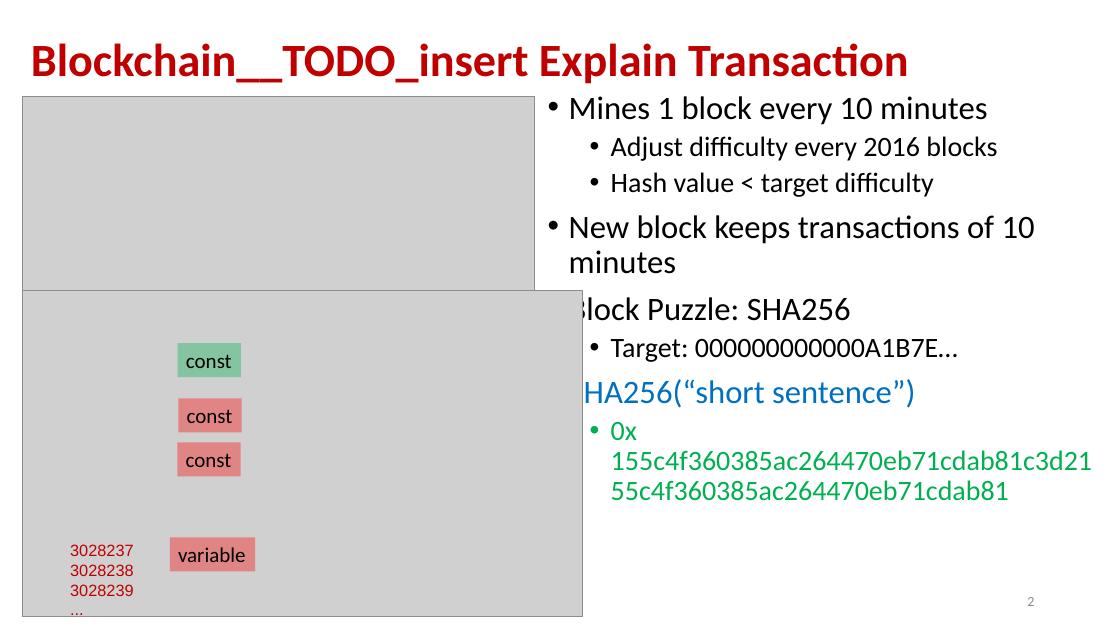
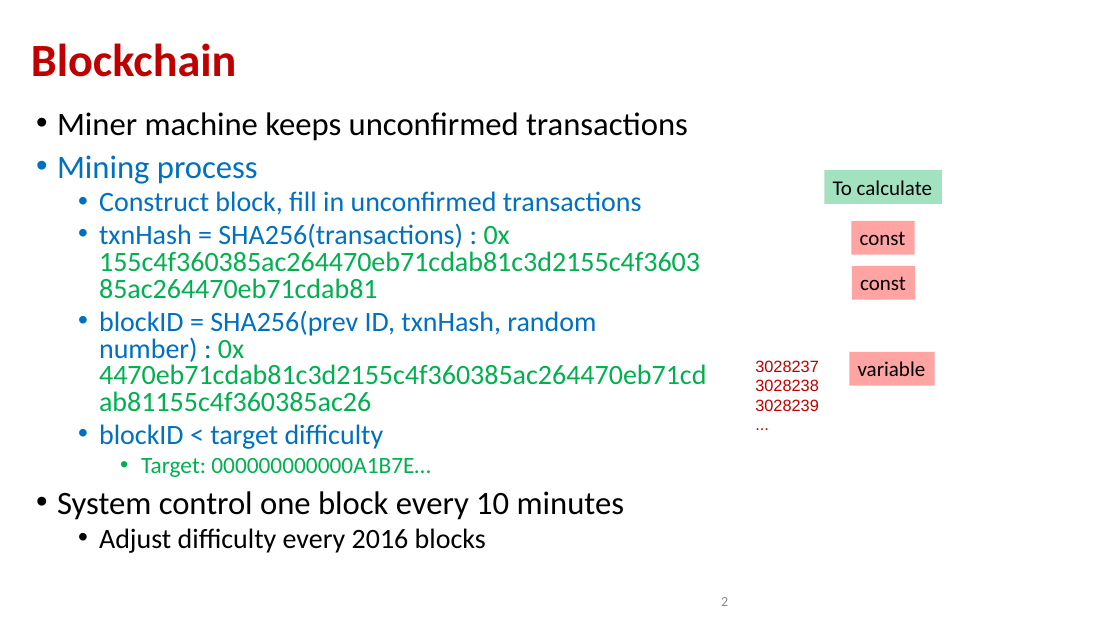
Before and after one commit to andyplusplus/blockchain, a slide deck: slide 2 of how_bitcoin_works/How_02_Mining_blocks_blockchain.pptx. Drawn at 1120x630 pixels with LibreOffice and Linux fonts; fonts in the diff are those of the drawing; grey boxes stand for pictures; background and template pictures are left out. Boxes give left, top, right and bottom in pixels: in the first picture for what was removed or moved away, otherwise in the second. Text is boxed around its words. In the diff, an @@ line names an element or a change of style, - is before the commit and + after.

```diff
--- a/how_bitcoin_works/How_02_Mining_blocks_blockchain.pptx
+++ b/how_bitcoin_works/How_02_Mining_blocks_blockchain.pptx
@@ title at [31, 43, 236, 77]: text changed @@
-Blockchain__TODO_insert Explain Transaction
+Blockchain
@@ picture removed at [23, 97, 534, 326] @@
@@ text "Miner machine keeps unconfirmed transactions": place and size @@
-text "Miner machine keeps unconfirmed transactions" at [569, 96, 1035, 441]
+text "Miner machine keeps unconfirmed transactions" at [57, 112, 688, 553]
@@ text at [57, 112, 688, 520]: text changed; size 28 to 24 pt; text colour #000000 to #00B050 @@
-• Mines 1 block every 10 minutes
+• Miner machine keeps unconfirmed transactions
+• Mining process
+  • Construct block, fill in unconfirmed transactions
+  • txnHash = SHA256(transactions) : 0x 155c4f360385ac264470eb71cdab81c3d2155c4f360385ac264470eb71cdab81
+  • blockID = SHA256(prev ID, txnHash, random number) : 0x 4470eb71cdab81c3d2155c4f360385ac264470eb71cdab81155c4f360385ac26
+  • blockID < target difficulty
+    • Target: 000000000000A1B7E…
+• System control one block every 10 minutes
@@ text at [569, 172, 1035, 441]: paragraphs removed @@
-  • Hash value < target difficulty
-• New block keeps transactions of 10 minutes
-• Block Puzzle: SHA256
-  • Target: 000000000000A1B7E…
-• SHA256(“short sentence”)
-  • 0x 155c4f360385ac264470eb71cdab81c3d2155c4f360385ac264470eb71cdab81
@@ rectangle added at [824, 170, 942, 203], fill #00B050 at 36% opacity, 18 pt, text #000000 @@
+To calculate
@@ rectangle "const": place and size @@
-rectangle "const" at [178, 398, 241, 432]
+rectangle "const" at [852, 221, 915, 255]
@@ rectangle "const": place and size @@
-rectangle "const" at [177, 443, 240, 476]
+rectangle "const" at [852, 266, 915, 300]
@@ picture removed at [23, 290, 582, 616] @@
@@ rectangle removed at [178, 344, 241, 377] @@
-const
@@ rectangle "variable": place and size @@
-rectangle "variable" at [170, 538, 255, 571]
+rectangle "variable" at [849, 352, 935, 386]
@@ text added at [755, 360, 819, 411], 14 pt, text #C00000 @@
+3028237
+3028238
+3028239
+...
@@ text at [99, 528, 486, 553]: line spacing 0.9 to 0.8 @@
@@ text removed at [70, 544, 134, 596] @@
-3028237
-3028238
-3028239
-...
@@ page number: place and size @@
-page number at [1027, 597, 1034, 606]
+page number at [721, 597, 728, 606]
```
Also in this commit, not shown: 3 other slides changed, 6 other files.
